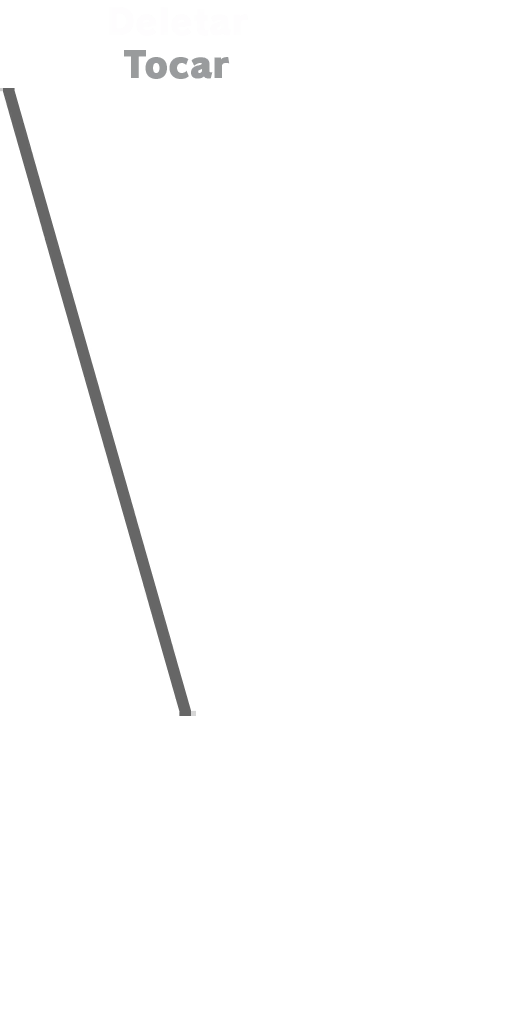
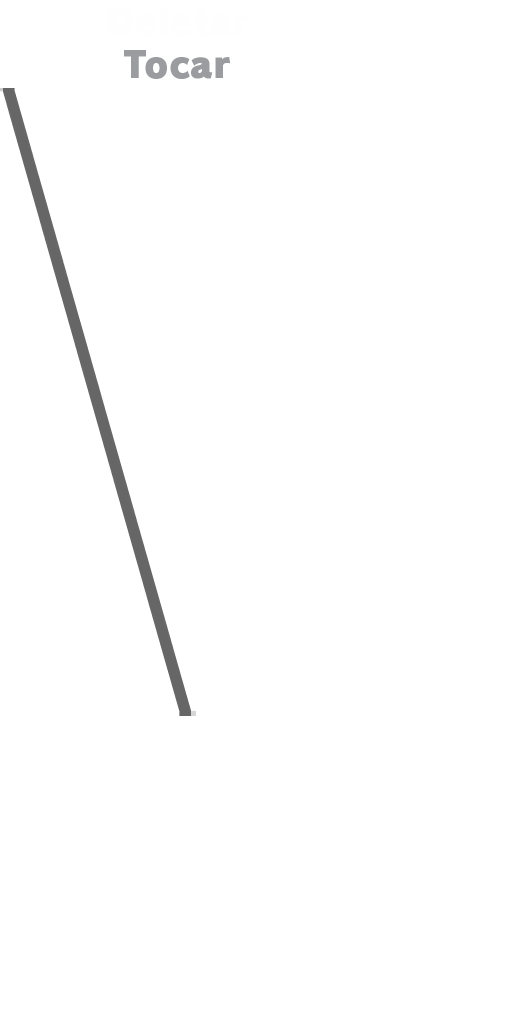
Layer changes from the first 512 × 1024 image to the second:
added group "Itens" with 2 layers above "Texture" over [124, 15, 248, 79]
added layer "TXT_SUBMENU_06" in group "Itens" over [124, 50, 231, 79]
added layer "TXT_SUBMENU_05_SEL" in group "Itens" over [151, 15, 248, 19]
renamed "Texture" to "Texture (OLD)", hid it over [124, 15, 248, 79]
